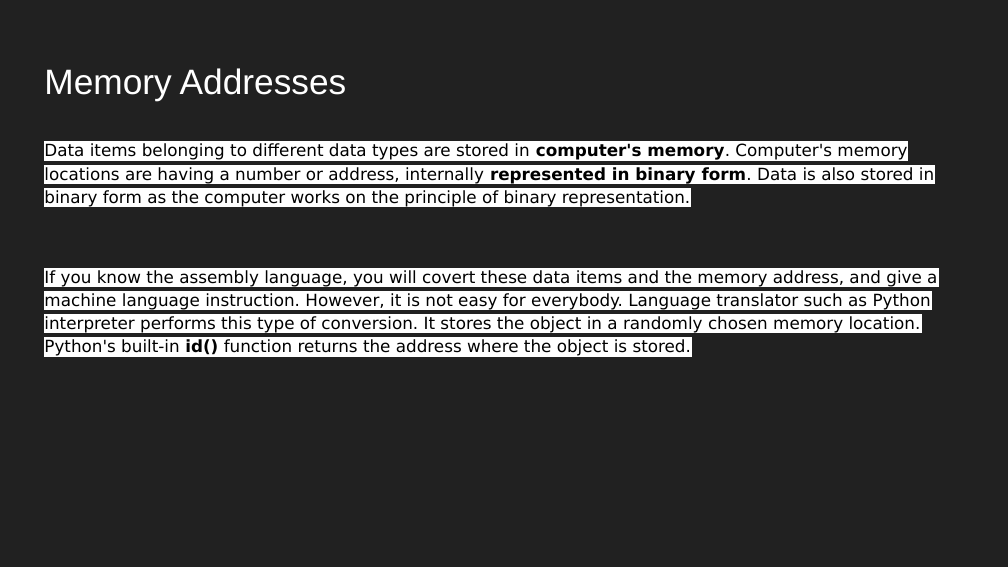
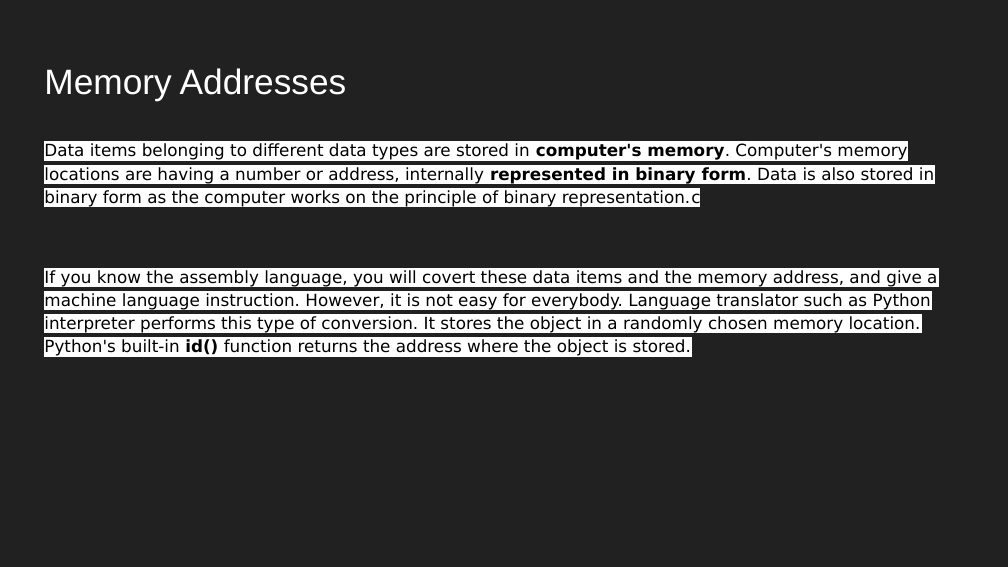
Before and after one commit to nsolaf1/Methods_and_Tools, a slide deck: slide 11 of Slides/Lesson 2 Python - Syntax.pptx. Drawn at 1008x567 pixels with LibreOffice and Linux fonts; fonts in the diff are those of the drawing. Boxes give left, top, right and bottom in pixels: in the first picture for what was removed or moved away, otherwise in the second. Text is boxed around its words. In the diff, an @@ line names an element or a change of style, - is before the commit and + after.

```diff
--- a/Slides/Lesson 2 Python - Syntax.pptx
+++ b/Slides/Lesson 2 Python - Syntax.pptx
@@ text at (44, 143, 934, 208): text changed @@
-Data items belonging to different data types are stored in computer's memory. Computer's memory locations are having a number or address, internally represented in binary form. Data is also stored in binary form as the computer works on the principle of binary representation.
+Data items belonging to different data types are stored in computer's memory. Computer's memory locations are having a number or address, internally represented in binary form. Data is also stored in binary form as the computer works on the principle of binary representation.c
```
Also in this commit, not shown: 3 other slides changed, 1 other file.
